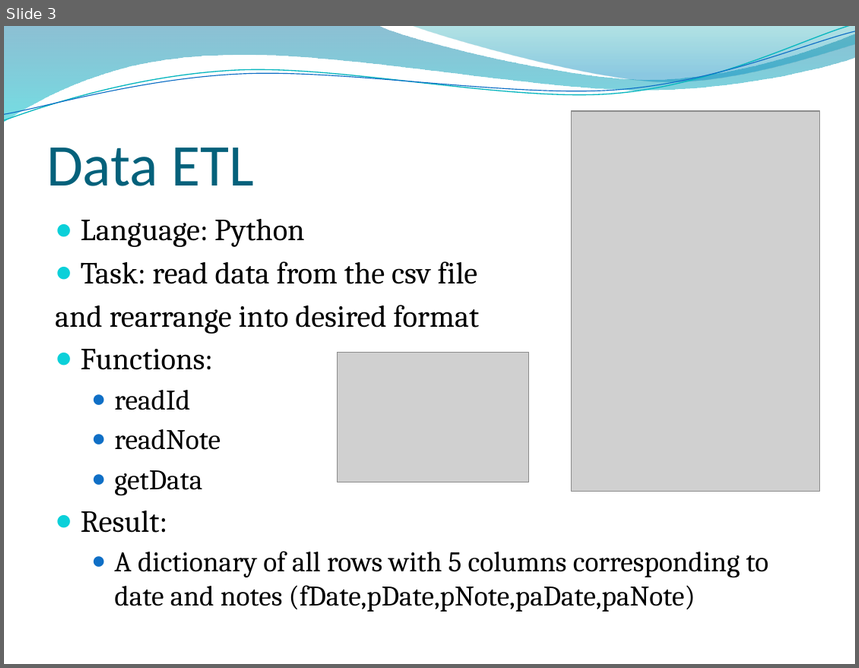
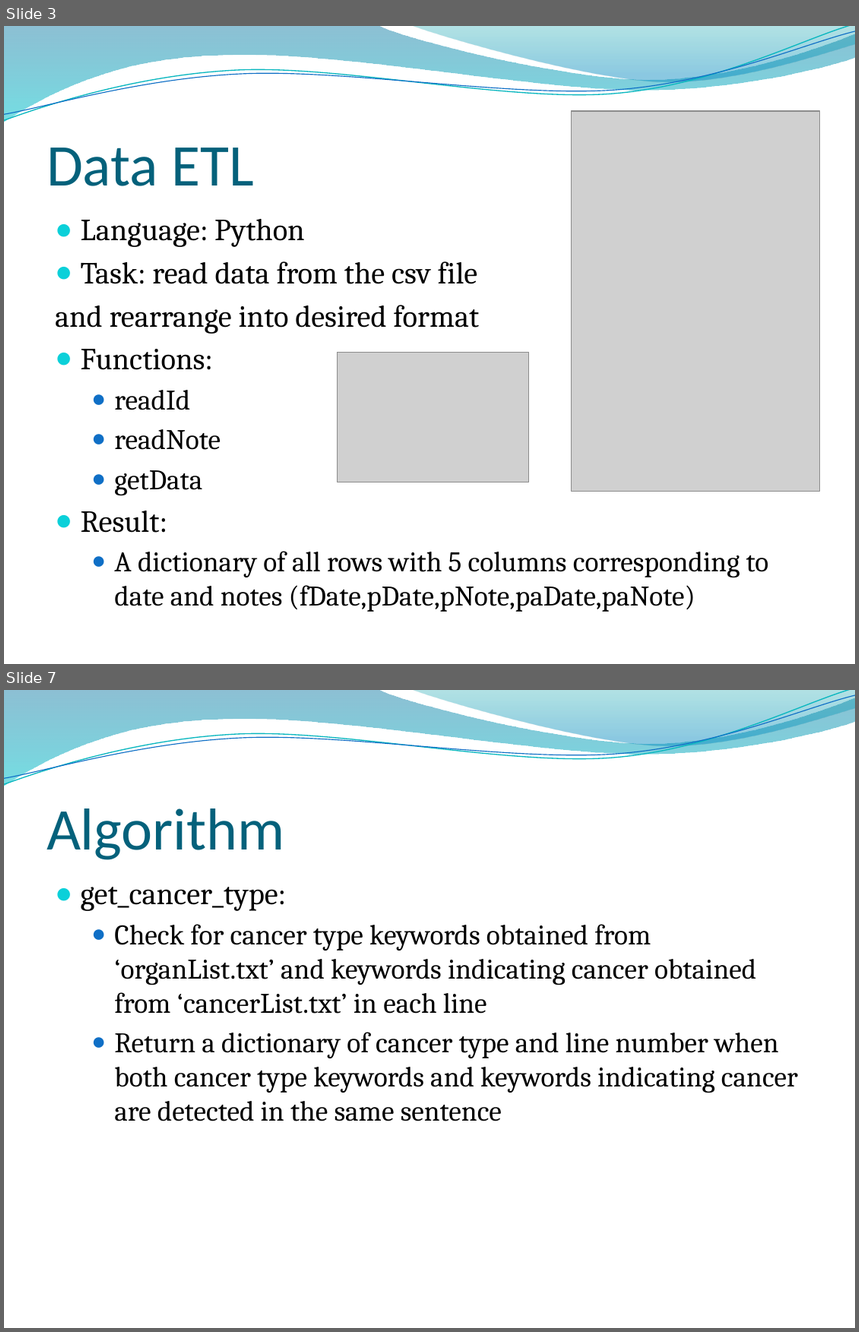
Before and after one commit to leoliu1221/EDW_intern, a slide deck: colon2Filter.pptx. Shown one above the other, each under a label of ours: slide 3 before the commit, slides 3 and 7 after it; the slides between them are not shown. The pictures are 859x668 and 859x1332 pixels, drawn with LibreOffice and Linux fonts; fonts in the diff are those of the drawing; grey boxes stand for pictures; background and template pictures are left out. Boxes give left, top, right and bottom in pixels: in the first picture for what was removed or moved away, otherwise in the second. Text is boxed around its words. In the diff, an @@ line names an element or a change of style, - is before the commit and + after.

```diff
--- a/colon2Filter.pptx
+++ b/colon2Filter.pptx
@@ slide 7 added at (4, 690, 855, 1328), background picture (left out); not listed: 4 template elements that a slide beside it also shows @@
@@ title added at (47, 809, 285, 860), 50 pt, text #04617B @@
+Algorithm
@@ text added at (81, 887, 798, 1122), 24 pt, text #000000 @@
+● get_cancer_type:
+  ● Check for cancer type keywords obtained from ‘organList.txt’ and keywords indicating cancer obtained from ‘cancerList.txt’ in each line
+  ● Return a dictionary of cancer type and line number when both cancer type keywords and keywords indicating cancer are detected in the same sentence
```
Also in this commit, not shown: 7 slides changed, 3 other slides added, 2 slides removed, 1 other file.
